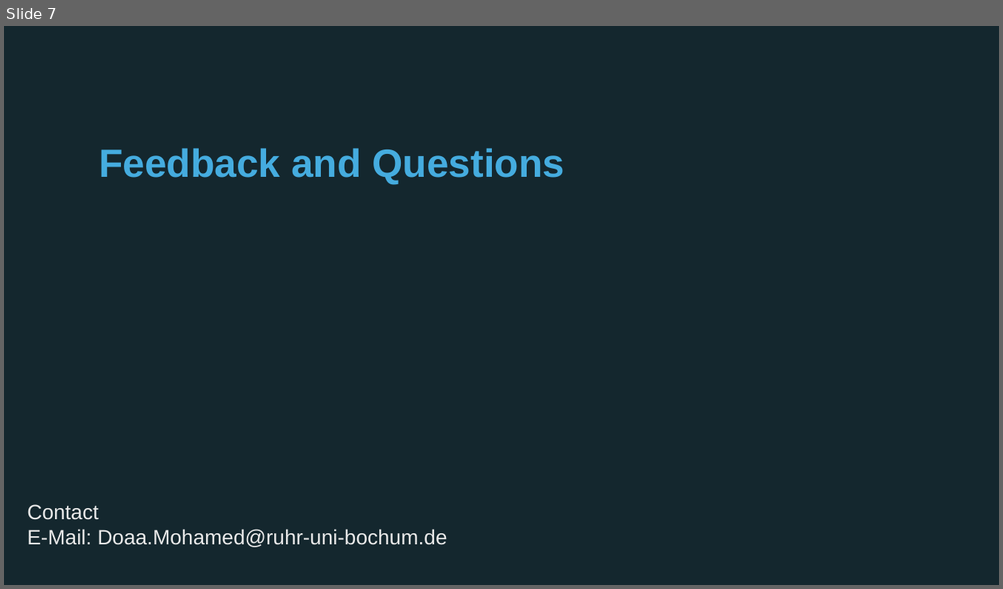
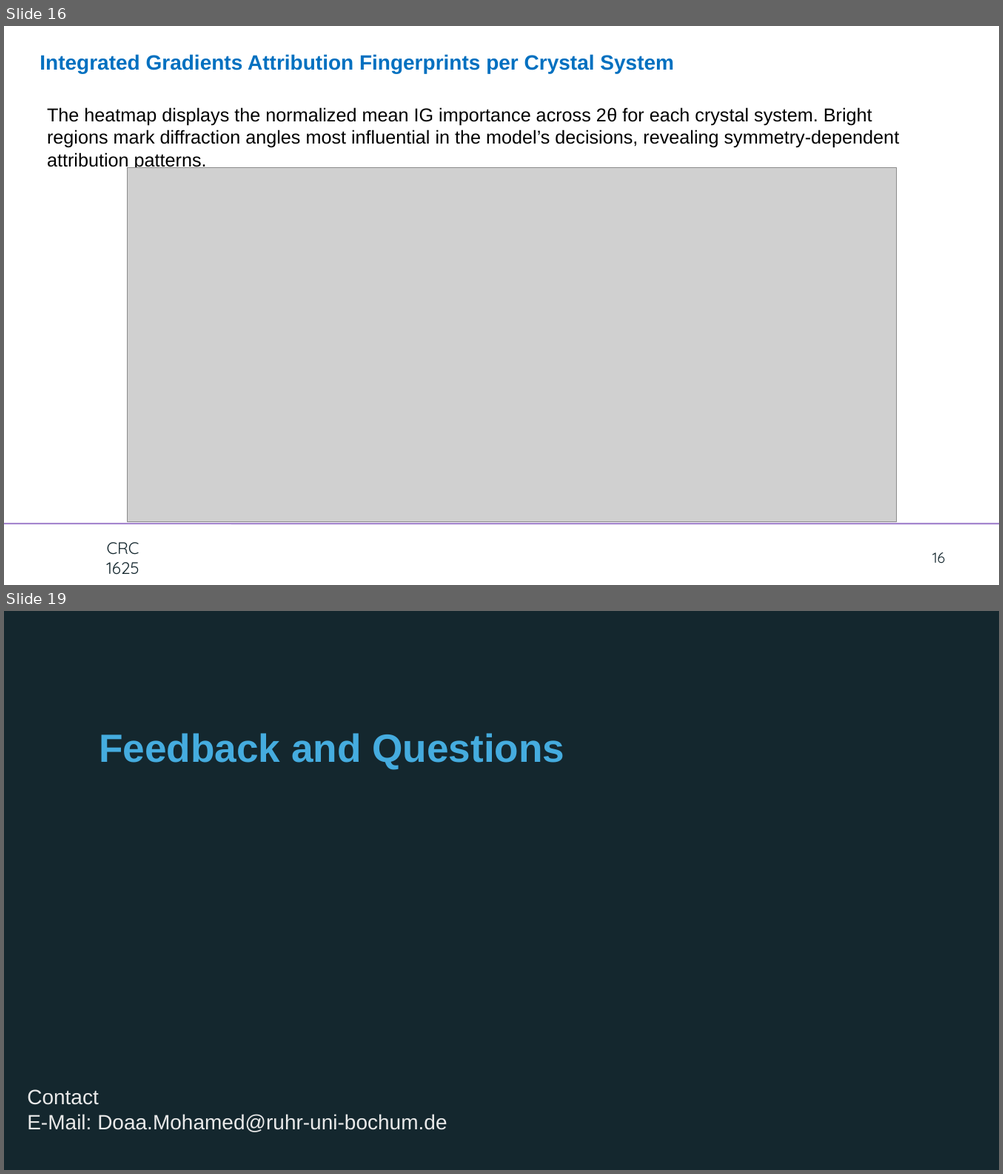
Before and after one commit to doaa1012/virtual_electrochemist, a slide deck: Meeting.pptx. Shown one above the other, each under a label of ours: slide 7 before the commit, slides 16 and 19 after it; the slides between them are not shown. The pictures are 1003x589 and 1003x1174 pixels, drawn with LibreOffice and Linux fonts; fonts in the diff are those of the drawing; grey boxes stand for pictures; background and template pictures are left out. Boxes give left, top, right and bottom in pixels: in the first picture for what was removed or moved away, otherwise in the second. Text is boxed around its words. In the diff, an @@ line names an element or a change of style, - is before the commit and + after.

```diff
--- a/Meeting.pptx
+++ b/Meeting.pptx
@@ slide 16 added at [4,26,999,585], background #FFFFFF; not listed: 1 template element that a slide beside it also shows @@
@@ text added at [40,54,674,73], 20 pt, text #0070C0, bold @@
+Integrated Gradients Attribution Fingerprints per Crystal System
@@ text added at [47,107,899,170], 18 pt, text #000000 @@
+The heatmap displays the normalized mean IG importance across 2θ for each crystal system. Bright regions mark diffraction angles most influential in the model’s decisions, revealing symmetry-dependent attribution patterns.
@@ picture added at [128,168,896,522] @@
@@ text added at [106,543,139,574], 16 pt, text #14272E @@
+CRC
+1625
@@ page number added at [932,553,945,563], 14 pt, text #14272E @@
+16
@@ what was slide 7 is now slide 19 @@
```
Also in this commit, not shown: 11 other slides added, 37 other files.
